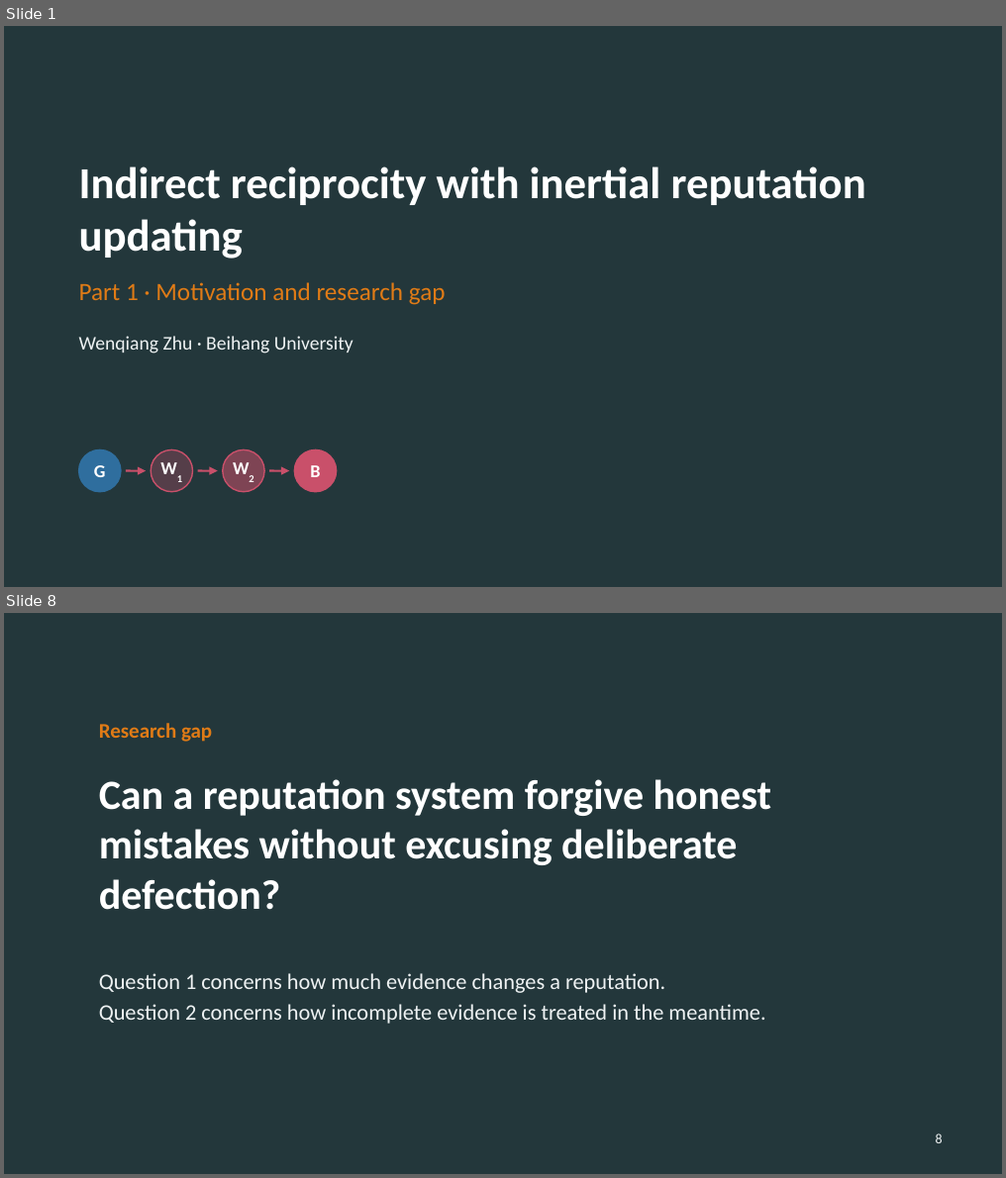
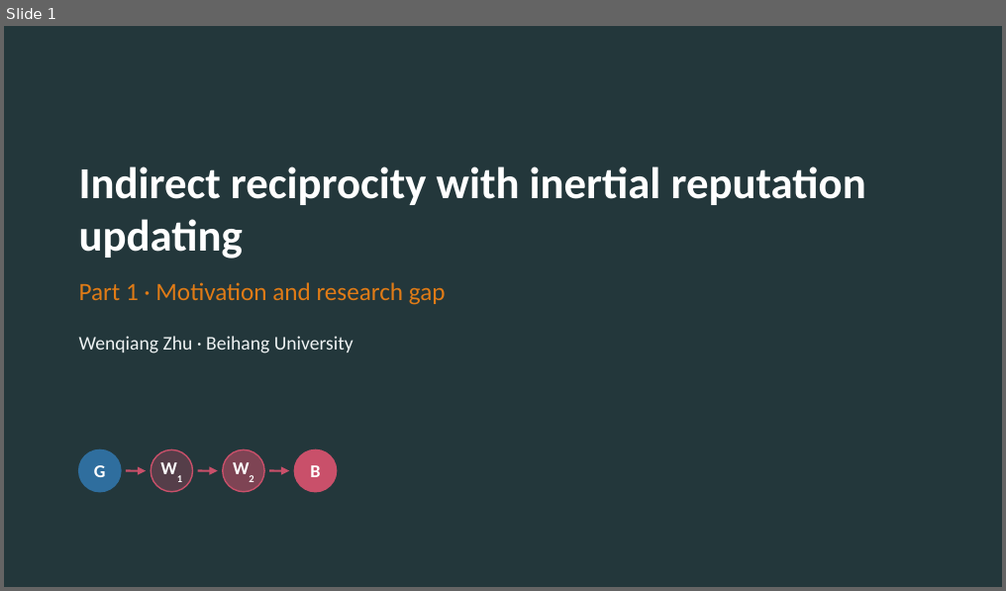
Before and after one commit to JoeWynn7/IR_paper, a slide deck: Slides/IR_motivation_section.pptx. Shown one above the other, each under a label of ours: slides 1 and 8 before the commit, slide 1 after it; the slides between them are not shown. The pictures are 1006x1178 and 1006x591 pixels, drawn with LibreOffice and Linux fonts; fonts in the diff are those of the drawing. Boxes give left, top, right and bottom in pixels: in the first picture for what was removed or moved away, otherwise in the second. Text is boxed around its words. In the diff, an @@ line names an element or a change of style, - is before the commit and + after.

```diff
--- a/Slides/IR_motivation_section.pptx
+++ b/Slides/IR_motivation_section.pptx
@@ slide 8 removed at (4,613,1002,1174), background #23373B @@
@@ text removed at (99,723,212,742) @@
-Research gap
@@ title removed at (99,779,771,910) @@
-Can a reputation system forgive honest mistakes without excusing deliberate defection?
@@ text removed at (99,973,765,1024) @@
-Question 1 concerns how much evidence changes a reputation.
-Question 2 concerns how incomplete evidence is treated in the meantime.
@@ page number removed at (936,1134,943,1144) @@
-8
```
Also in this commit, not shown: 1 slide changed, 5 slides added, 6 other slides removed, 21 other files.
